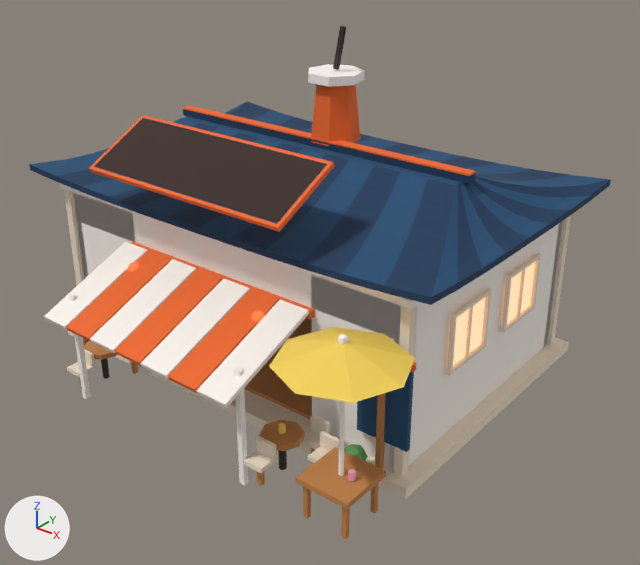
One commit to the glTF model server/src/main/resources/public/models/shop.glb: the scene before it, then after it.
One viewpoint serves both versions: a camera (50 mm lens) standing at (6.08, -7.47, 5.48) and looking at (0.56, -0.57, 1.21). Every picture has the same lights, and +X, +Y and +Z are marked at lower left. The first picture is the older version. Where no turn or scale is listed for an object, it has been applied to the vertices. Vertices at exactly the same position are counted once.

Script lines for the objects in view, before the commit:
```python
ob_frames = bpy.data.objects.new('frames', me_frames)
ob_frames.location = (0.0, 0.0, 0.0)
ob_lanterns_glow = bpy.data.objects.new('lanterns_glow', me_lanterns_glow)
ob_lanterns_glow.location = (0.0, 0.0, 0.0)
ob_roof_plate = bpy.data.objects.new('roof_plate', me_roof_plate)
ob_roof_plate.location = (0.0, 0.0, 0.0)
ob_walls = bpy.data.objects.new('walls', me_walls)
ob_walls.location = (0.0, 0.0, 0.0)
ob_windows_glow = bpy.data.objects.new('windows_glow', me_windows_glow)
ob_windows_glow.location = (0.0, 0.0, 0.0)
# also in view: 'base' at (0.0, 0.0, 0.08); 'seats' at (0.03, -2.17, 0.26); 'menu_board' at (2.18, -1.66, 0.69); 'mascot' at (0.15, 0.22, 3.21); 'awning' at (0.0, -2.27, 0.79)
```
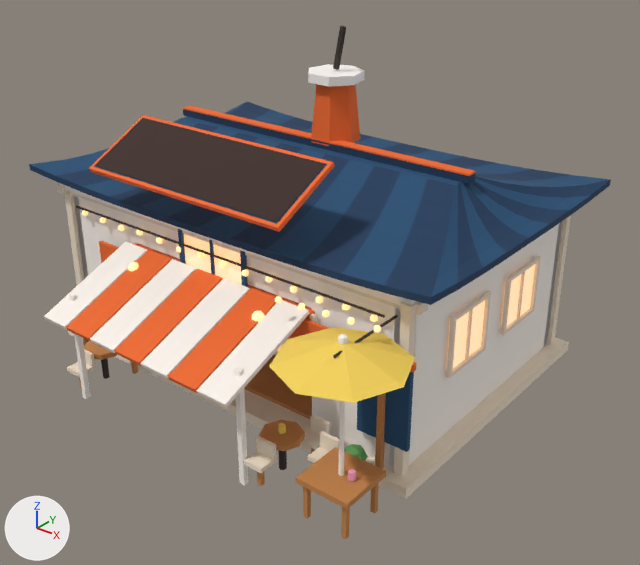
What differs and where, as boxes [x1, y1, x2, y2] in the pictures (640 x 565 px; the box of a moved part takes in the faces that stretch with it):
'walls', reshaped
    before: [64, 190, 571, 477]
    after: [65, 191, 571, 477]
'frames', reshaped
    before: [446, 253, 541, 376]
    after: [446, 255, 541, 378]
'eaves_fascia', added
    after: [56, 183, 429, 316]
'eave_wire', added
    after: [76, 206, 398, 358]
'eave_lamps', added
    after: [82, 210, 381, 332]
'promo_boards', added (mostly hidden)
    after: [99, 241, 329, 344]
'north_frames', added (mostly hidden)
    after: [178, 229, 317, 355]
'lanterns_glow', recoloured
    both: [128, 262, 265, 323]
part 1 of me_frames, moved or reshaped
    before: [447, 288, 491, 372]
    after: [447, 291, 491, 374]
part 2 of me_frames, moved or reshaped
    before: [446, 344, 486, 376]
    after: [446, 346, 486, 378]
part 3 of me_frames, moved or reshaped
    before: [506, 253, 541, 306]
    after: [506, 255, 541, 309]
part 4 of me_frames, moved or reshaped
    before: [501, 305, 535, 333]
    after: [501, 308, 535, 335]
part 5 of me_walls, added
    after: [133, 216, 311, 308]
part 6 of me_walls, moved or reshaped
    before: [131, 242, 315, 320]
    after: [133, 243, 315, 320]
part 7 of me_walls, deleted
    before: [73, 193, 417, 340]
part 8 of me_windows_glow, added
    after: [184, 234, 242, 285]
part 9 of me_windows_glow, moved or reshaped
    before: [453, 298, 485, 366]
    after: [453, 300, 485, 368]
part 10 of me_windows_glow, moved or reshaped
    before: [507, 262, 535, 324]
    after: [507, 264, 535, 326]

The change, as a list of edits to the scene's bpy script:
```text
Change mat_lantern_glow:
    mat_lantern_glow.base_color: (0.687, 0.0561, 0.0284) -> (1.0, 0.871, 0.631)  # red #d8432f -> beige #fff0d0
    mat_lantern_glow.emission_color: (1.0, 0.195, 0.0423) -> (1.0, 0.558, 0.144)  # orange #ff7a3a -> orange #ffc56a
Change me_frames:
    remove me_frames.from_pydata(...)  # 144 vertices, 240 faces; spans x -2.44..2.44, y -0.9..1.67, z 0.9..1.67
    add me_frames.from_pydata(...)  # 152 vertices, 240 faces; spans x -2.44..2.44, y -0.9..1.67, z 0.87..1.63
    me_frames part 1: the loose piece of 14 vertices spanning x 2.4..2.44, y -0.9..-0.2, z 0.94..1.57 is moved by (0.0, 0.0, -0.03)
    me_frames part 2: the loose piece of 8 vertices spanning x 2.4..2.44, y -0.9..-0.2, z 0.9..0.94 is moved by (0.0, 0.0, -0.03)
    me_frames part 3: the loose piece of 14 vertices spanning x 2.4..2.44, y 0.2..0.9, z 0.94..1.57 is moved by (0.0, 0.0, -0.03)
    me_frames part 4: the loose piece of 8 vertices spanning x 2.4..2.44, y 0.2..0.9, z 0.9..0.94 is moved by (0.0, 0.0, -0.03)
    other edits to the shape of me_frames do not show in these pictures
Change me_walls:
    remove me_walls.from_pydata(...)  # 76 vertices, 132 faces; spans x -2.42..2.42, y -1.69..1.65, z 0.08..2.0
    add me_walls.from_pydata(...)  # 80 vertices, 132 faces; spans x -2.42..2.42, y -1.69..1.65, z 0.08..2.06
    me_walls part 5: a new loose piece, a box spanning x -1.27..1.27, y -1.6..-1.46, z 1.54..2.06, in mat_shop_wall (white #fff7ef)
    me_walls part 6: the loose piece of 8 vertices spanning x -1.32..1.32, y -1.69..-1.51, z 1.46..1.54 is moved by (0.0, 0.0, -0.02)
    me_walls part 7: 4 vertices removed from x -2.38..2.38, y -1.6..-1.46, z 1.54
Change me_windows_glow:
    remove me_windows_glow.from_pydata(...)  # 40 vertices, 60 faces; spans x -2.45..2.41, y -0.86..1.64, z 0.82..1.62
    add me_windows_glow.from_pydata(...)  # 64 vertices, 96 faces; spans x -2.45..2.41, y -1.64..1.64, z 0.82..1.94
    me_windows_glow part 8: a new loose piece, a box spanning x -0.425..0.425, y -1.636..-1.624, z 1.5..1.94, in mat_windows_glow (cyan #b7e0ef, glowing orange #ffb15a)
    me_windows_glow part 9: the loose piece of 8 vertices spanning x 2.4..2.41, y -0.86..-0.24, z 0.94..1.52 is moved by (0.0, 0.0, -0.03)
    me_windows_glow part 10: the loose piece of 8 vertices spanning x 2.4..2.41, y 0.24..0.86, z 0.94..1.52 is moved by (0.0, 0.0, -0.03)
    other edits to the shape of me_windows_glow do not show in these pictures
Add ob_promo_boards:
    ob_promo_boards = bpy.data.objects.new('promo_boards', me_promo_boards)  # 64 vertices, 96 faces; spans x -1.75..1.68, y -1.74..-1.68, z 1.09..1.47; in mat_shop_orange (orange #f06a2a), mat_shop_navy (dark blue #1f4d73), mat_shop_wall (white #fff7ef), mat_cup_pink (pink #f4a0c0)
    ob_promo_boards.location = (0.0, 0.0, 0.0)
Add ob_north_frames:
    ob_north_frames = bpy.data.objects.new('north_frames', me_north_frames)  # 116 vertices, 180 faces; spans x -1.37..1.37, y -1.67..-1.63, z 0.9..1.98; in mat_shop_trim (beige #f3e2cc), mat_shop_navy (dark blue #1f4d73)
    ob_north_frames.location = (0.0, 0.0, 0.0)
Add ob_eaves_fascia:
    ob_eaves_fascia = bpy.data.objects.new('eaves_fascia', me_eaves_fascia)  # a box spanning x -2.52..2.52, y -1.65..-1.51, z 1.89..1.99, material slot 0; a box spanning x -2.47..-2.36, y -1.71..1.71, z 1.9..1.98, material slot 0; a box spanning x 2.36..2.47, y -1.71..1.71, z 1.9..1.98, material slot 0; a box spanning x -2.46..2.46, y 1.51..1.61, z 1.9..1.98, material slot 0; a box spanning x -2.48..2.48, y -1.59..-1.51, z 1.96..2.02, material slot 1; in mat_shop_trim (beige #f3e2cc), mat_shop_orange (orange #f06a2a)
    ob_eaves_fascia.location = (0.0, 0.0, 0.0)
Add ob_eave_wire:
    ob_eave_wire = bpy.data.objects.new('eave_wire', me_eave_wire)  # 16 vertices, 24 faces; spans x -2.18..2.26, y -2.51..-1.39, z 1.77..1.79; in mat_straw (dark grey #3a312c)
    ob_eave_wire.location = (0.0, 0.0, 0.0)
Add ob_eave_lamps:
    ob_eave_lamps = bpy.data.objects.new('eave_lamps', me_eave_lamps)  # 228 vertices, 380 faces; spans x -2.08..2.33, y -1.99..-1.62, z 1.66..1.86; in mat_lantern_glow (beige #fff0d0, glowing orange #ffc56a)
    ob_eave_lamps.location = (0.0, 0.0, 0.0)
```
